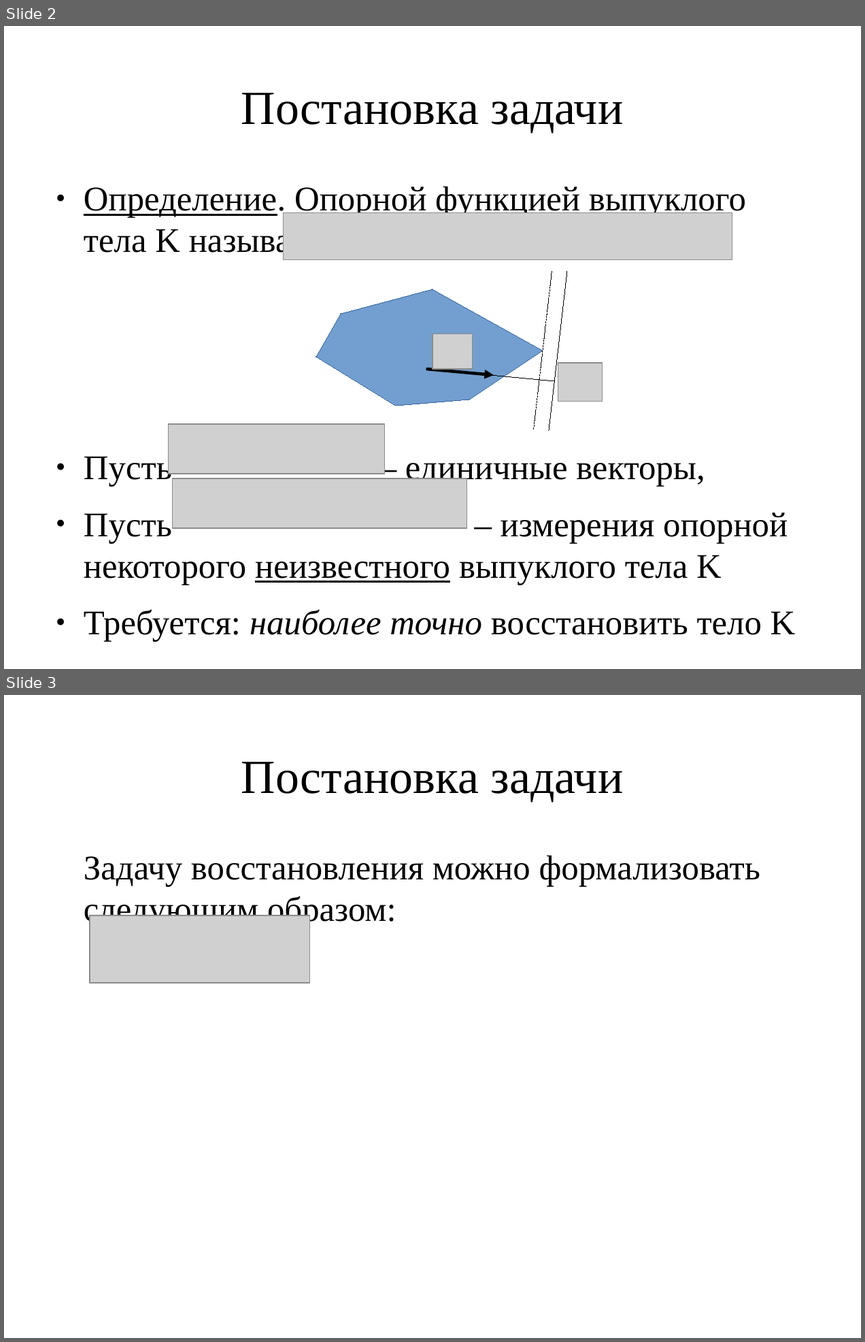
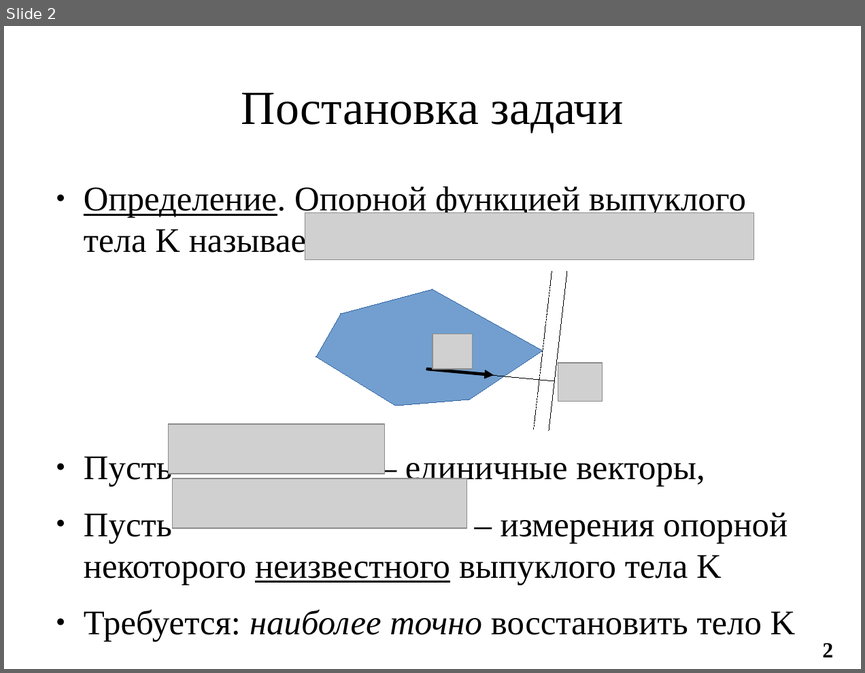
Before and after one commit to ilya-palachev/polyhedra-correction-library, a slide deck: Documentation/i.palachev/Thesis/LomonosovReadings2017/presentation-palachev.odp. Shown one above the other, each under a label of ours: slides 2 and 3 before the commit, slide 2 after it. The pictures are 865x1342 and 865x673 pixels, drawn with LibreOffice and Linux fonts; fonts in the diff are those of the drawing; grey boxes stand for pictures. Boxes give left, top, right and bottom in pixels: in the first picture for what was removed or moved away, otherwise in the second. Text is boxed around its words. In the diff, an @@ line names an element or a change of style, - is before the commit and + after.

```diff
--- a/Documentation/i.palachev/Thesis/LomonosovReadings2017/presentation-palachev.odp
+++ b/Documentation/i.palachev/Thesis/LomonosovReadings2017/presentation-palachev.odp
@@ slide 3 removed at (4,695,861,1338), background #FFFFFF @@
@@ title removed at (241,762,623,802) @@
-Постановка задачи
@@ text removed at (84,855,761,928) @@
-Задачу восстановления можно формализовать следующим образом:
@@ picture removed at (90,915,309,983) @@
@@ slide 2 changed as well @@
@@ picture: place and size @@
-picture at (283,212,732,259)
+picture at (305,212,754,259)
@@ page number added at (822,643,833,657), 20 pt, text #000000, bold @@
+2
```
Also in this commit, not shown: 1 other slide changed, 8 slides added.
